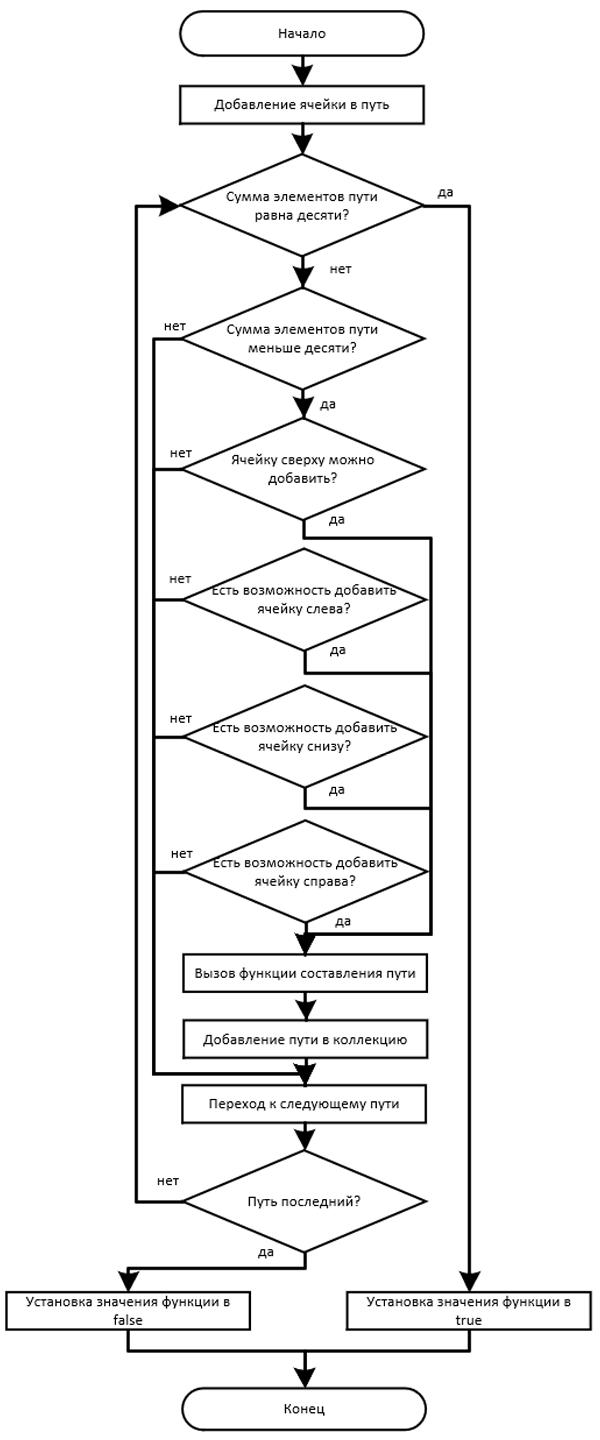
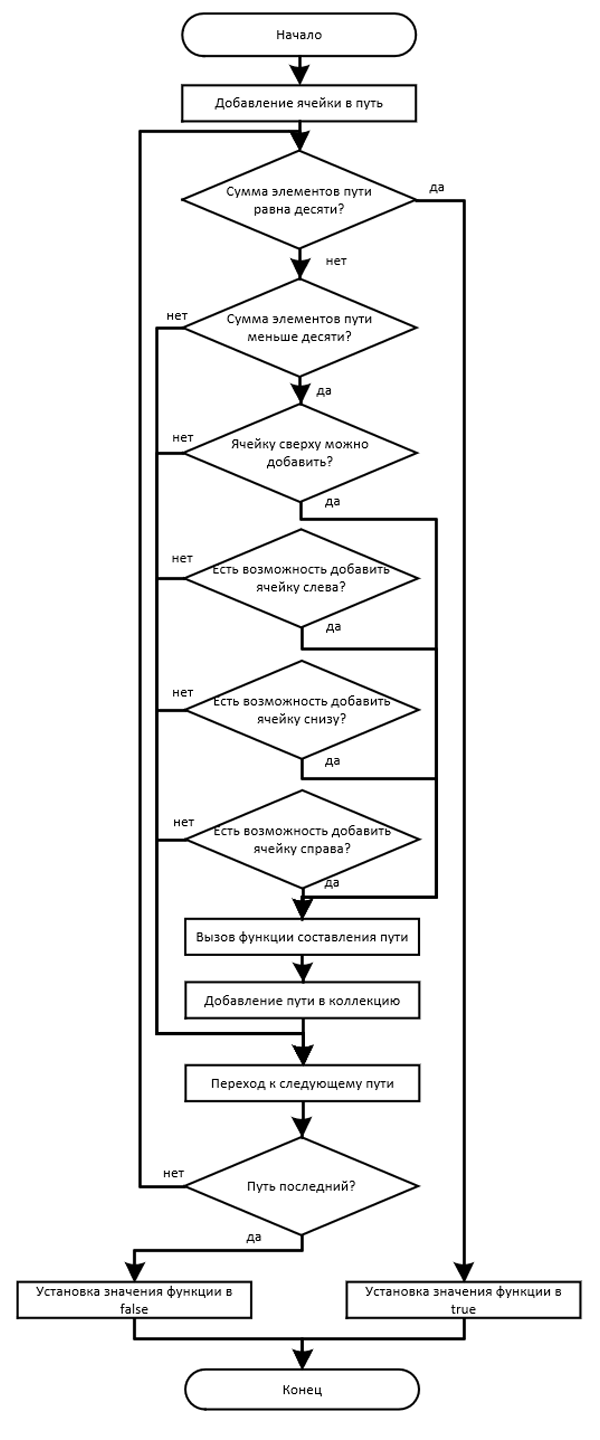
Layers edited between the first and the second (600, 1440) image:
removed layer "Слой 3" over (5, 754, 593, 1432)
removed layer "Слой 2" over (134, 9, 472, 817)
painted on "Слой 1" over (5, 9, 591, 1432)
